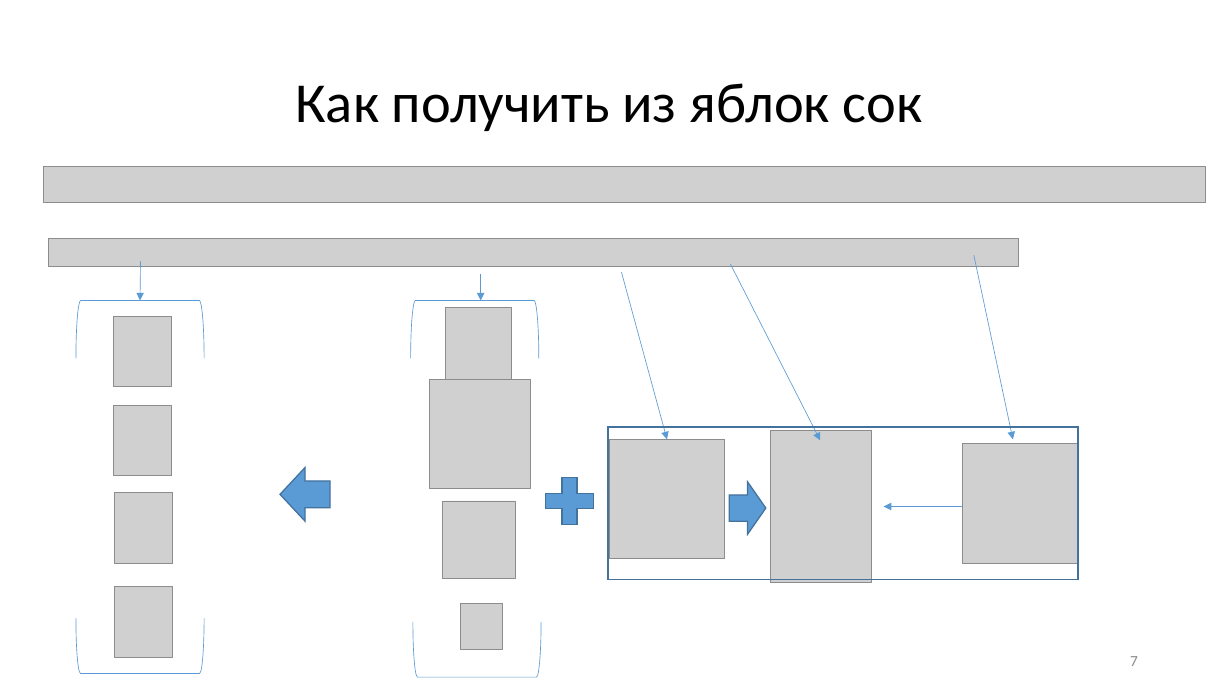
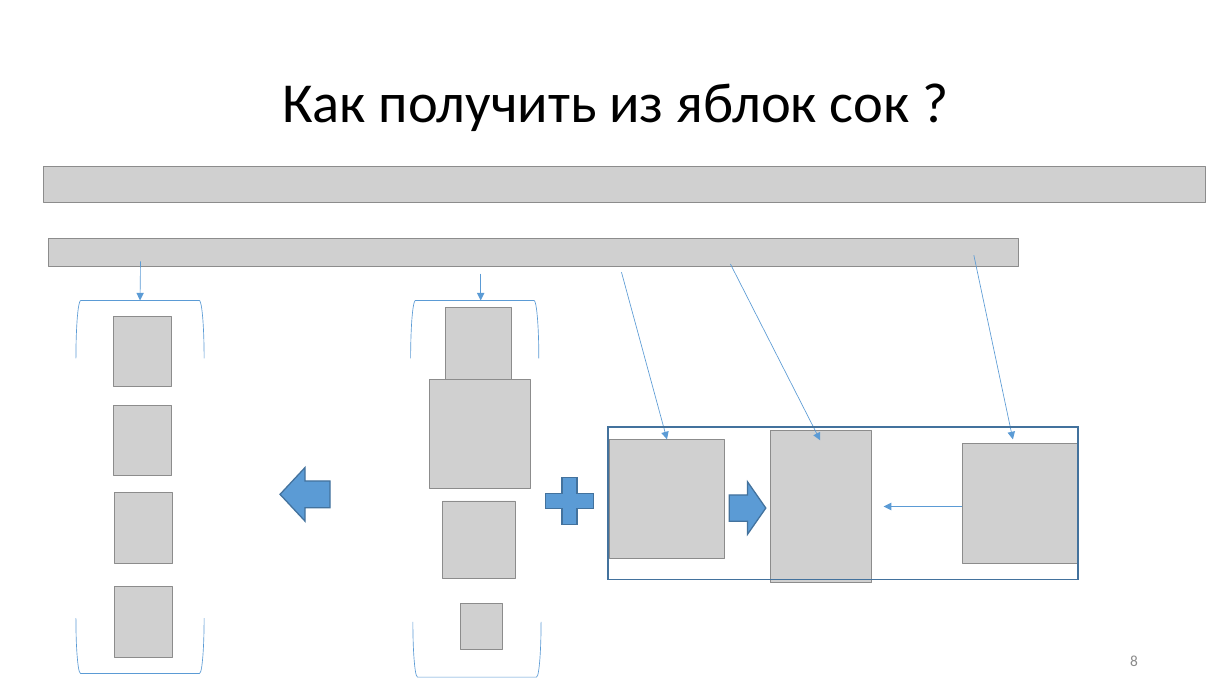
Before and after one commit to jokerexhuman/ScalaForLittle, a slide deck: slide 8 of scalaInPictures1.0.pptx (slide 7 before the commit). Drawn at 1232x693 pixels with LibreOffice and Linux fonts; fonts in the diff are those of the drawing; grey boxes stand for pictures. Boxes give left, top, right and bottom in pixels: in the first picture for what was removed or moved away, otherwise in the second. Text is boxed around its words. In the diff, an @@ line names an element or a change of style, - is before the commit and + after.

```diff
--- a/scalaInPictures1.0.pptx
+++ b/scalaInPictures1.0.pptx
@@ title at <box>282,83,910,131</box>: text changed @@
-Как получить из яблок сок
+Как получить из яблок сок ?
@@ page number at <box>1130,655,1138,666</box>: text changed @@
-7
+8
```
Also in this commit, not shown: 6 other slides changed, 2 slides added, 1 other file.
